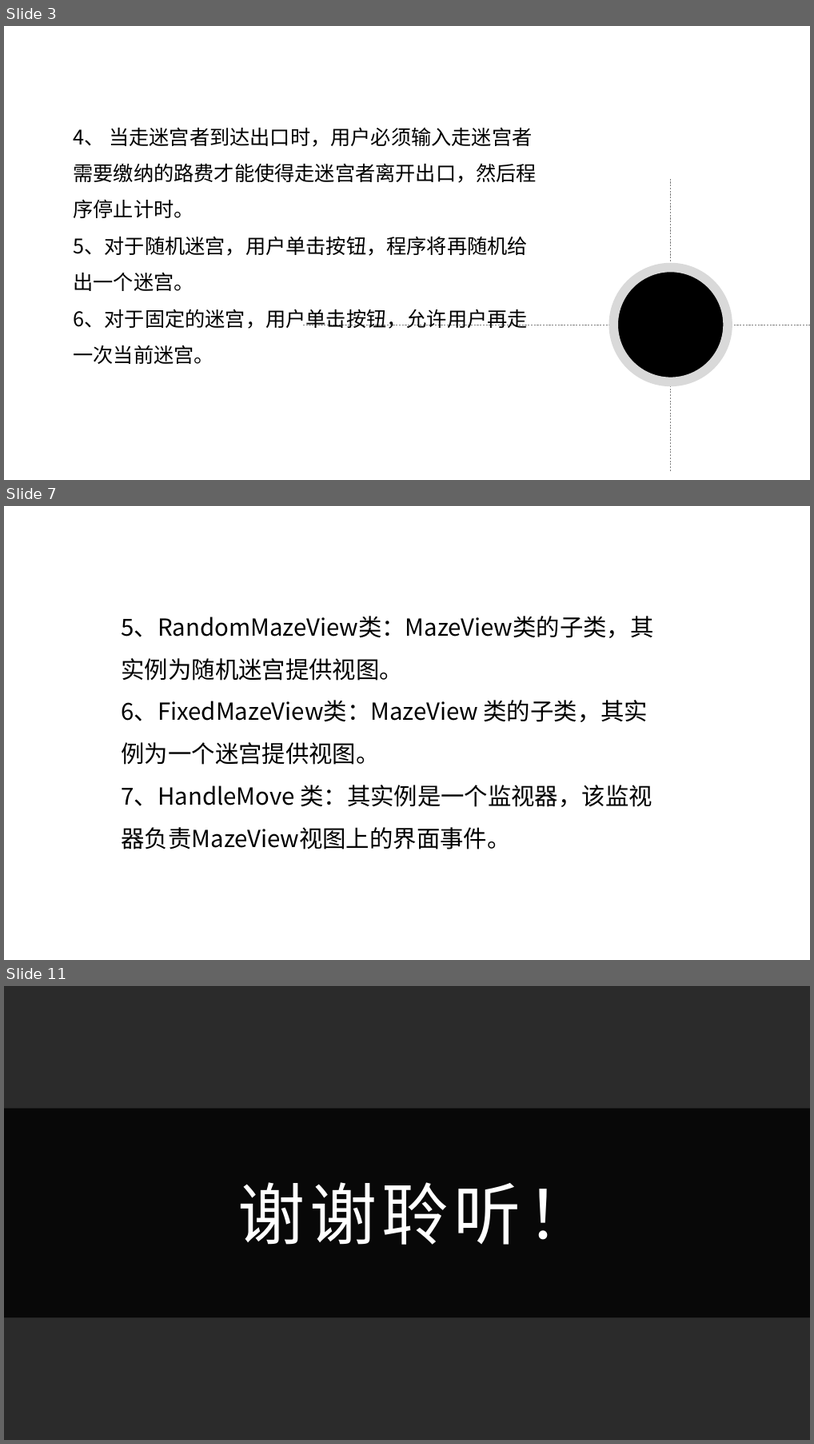
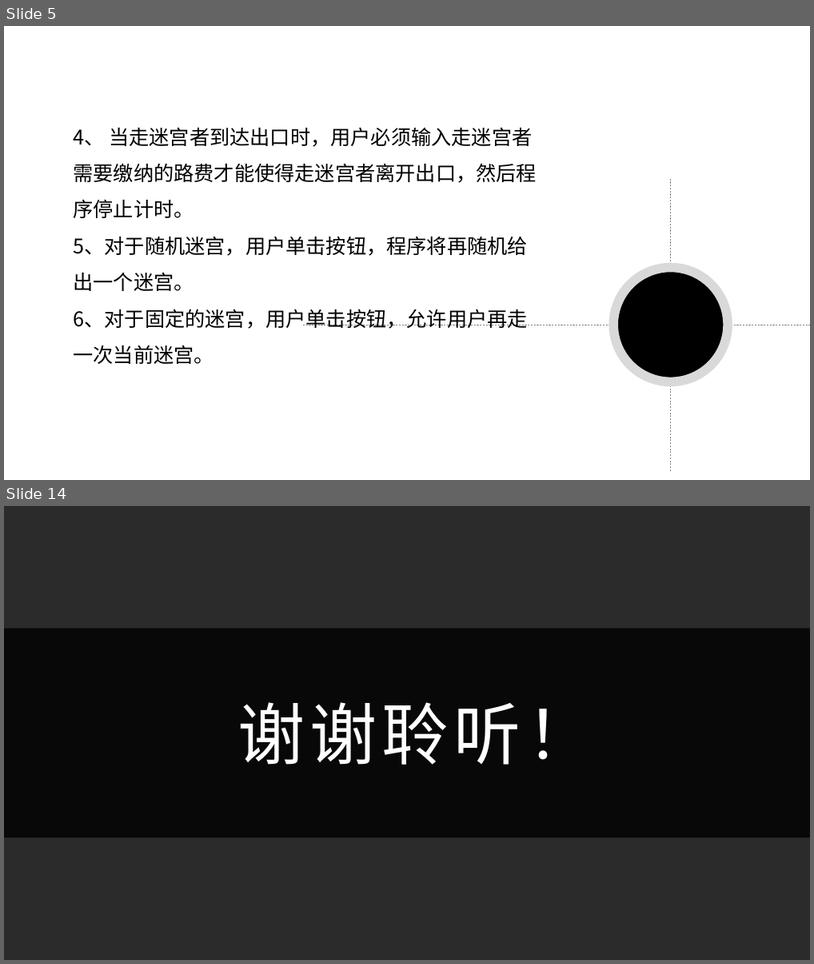
Before and after one commit to sxl888/run-a-maze, a slide deck: 第六组走迷宫答辩ppt.pptx. Shown one above the other, each under a label of ours: slides 3, 7 and 11 before the commit, slides 5 and 14 after it; the slides between them are not shown. The pictures are 814x1444 and 814x964 pixels, drawn with LibreOffice and Linux fonts; fonts in the diff are those of the drawing; background and template pictures are left out; a plain dark background stands for a picture behind light text. Boxes give left, top, right and bottom in pixels: in the first picture for what was removed or moved away, otherwise in the second. Text is boxed around its words. In the diff, an @@ line names an element or a change of style, - is before the commit and + after.

```diff
--- a/第六组走迷宫答辩ppt.pptx
+++ b/第六组走迷宫答辩ppt.pptx
@@ slide 7 removed at box(4, 506, 810, 960), background picture (left out) @@
@@ text removed at box(122, 616, 654, 849) @@
-5、RandomMazeView类：MazeView类的子类，其实例为随机迷宫提供视图。
-6、FixedMazeView类：MazeView 类的子类，其实例为一个迷宫提供视图。
-7、HandleMove 类：其实例是一个监视器，该监视器负责MazeView视图上的界面事件。
@@ what was slide 3 is now slide 5 @@
@@ what was slide 11 is now slide 14 @@
```
Also in this commit, not shown: 5 slides changed, 6 slides added, 2 other slides removed.
